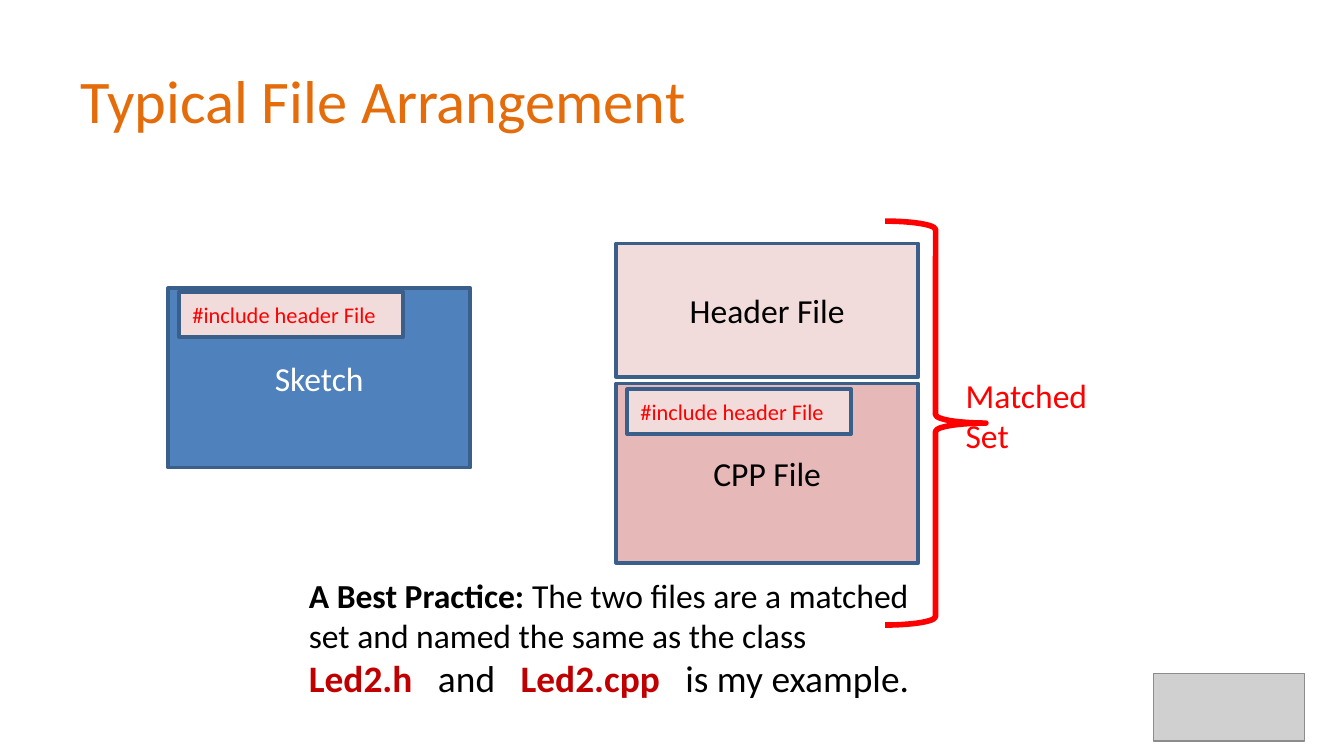
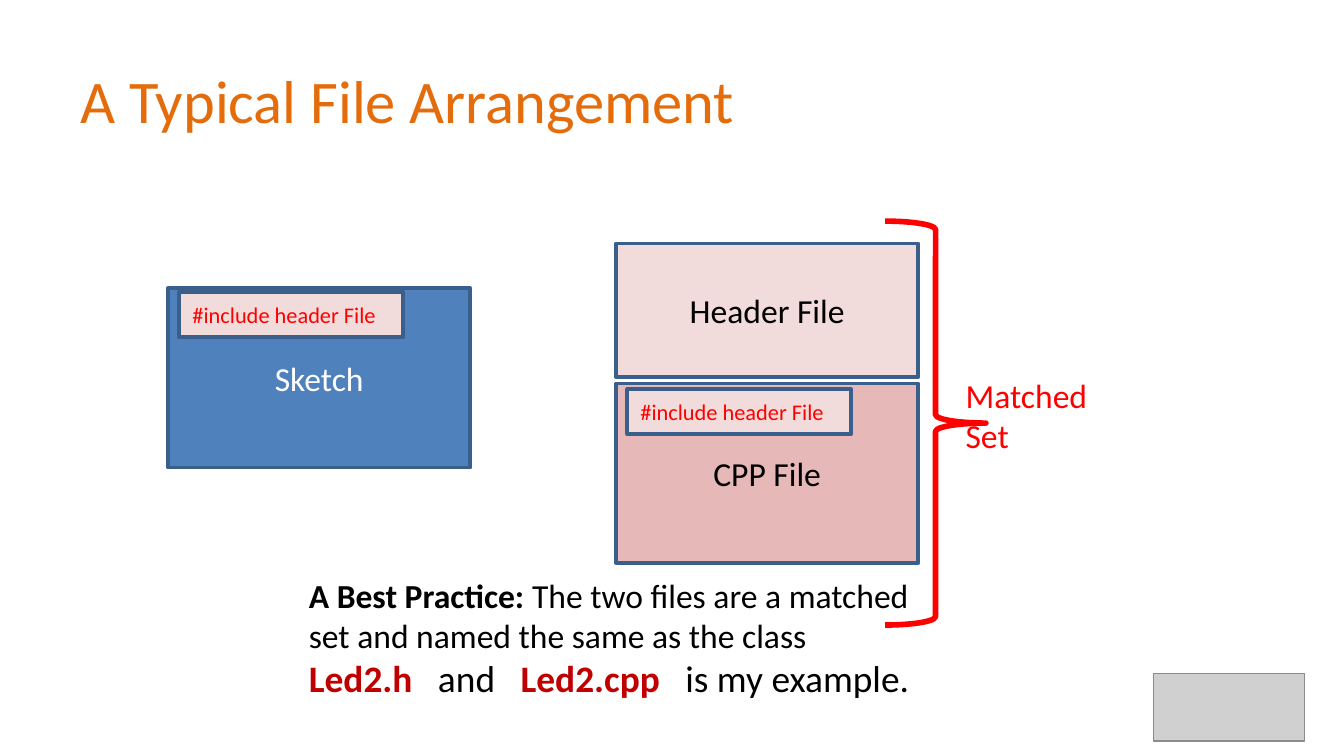
Before and after one commit to Alan-Lomax/MERG-SIG-Presentations, a slide deck: slide 9 of Introduction to Class Programming Part 2.pptx. Drawn at 1344x756 pixels with LibreOffice and Linux fonts; fonts in the diff are those of the drawing; grey boxes stand for pictures; background and template pictures are left out. Boxes give left, top, right and bottom in pixels: in the first picture for what was removed or moved away, otherwise in the second. Text is boxed around its words. In the diff, an @@ line names an element or a change of style, - is before the commit and + after.

```diff
--- a/Introduction to Class Programming Part 2.pptx
+++ b/Introduction to Class Programming Part 2.pptx
@@ title at <box>81,81,734,134</box>: text changed @@
-Typical File Arrangement
+A Typical File Arrangement
```
Also in this commit, not shown: 7 other slides changed, 3 slides added.
